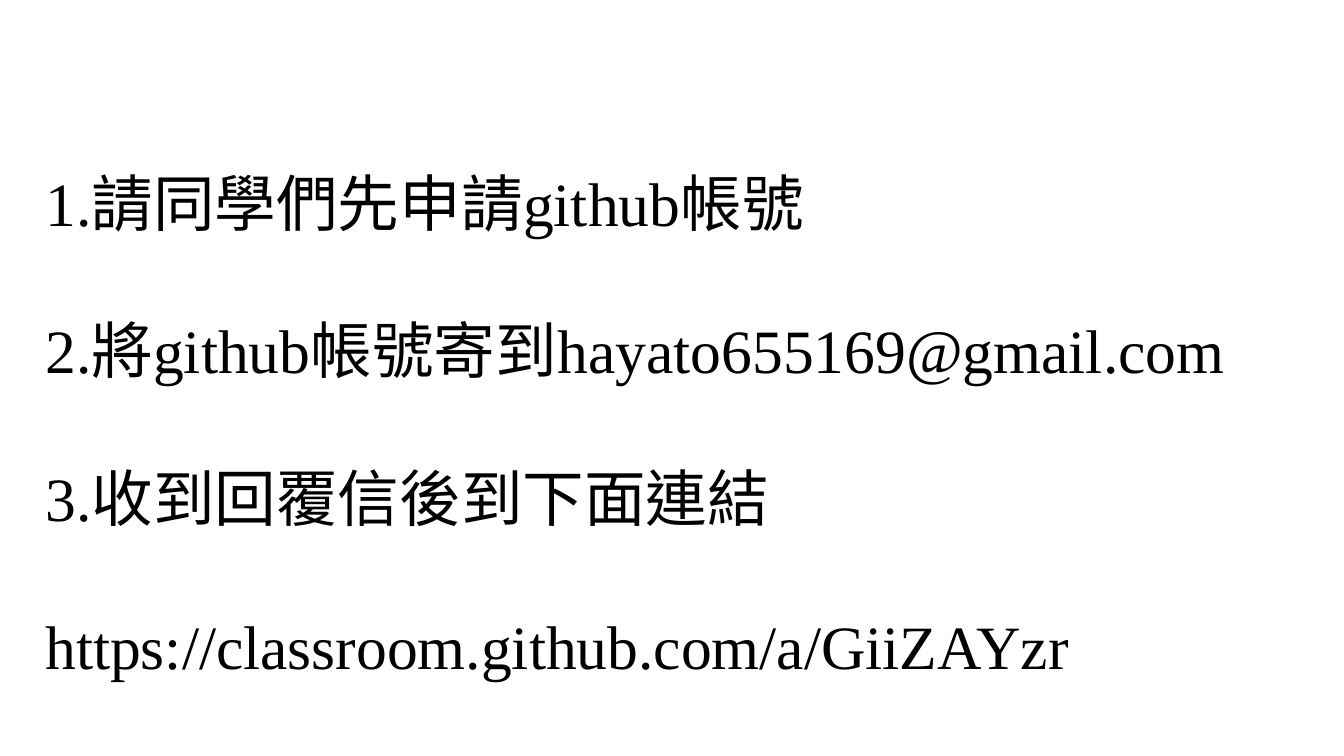
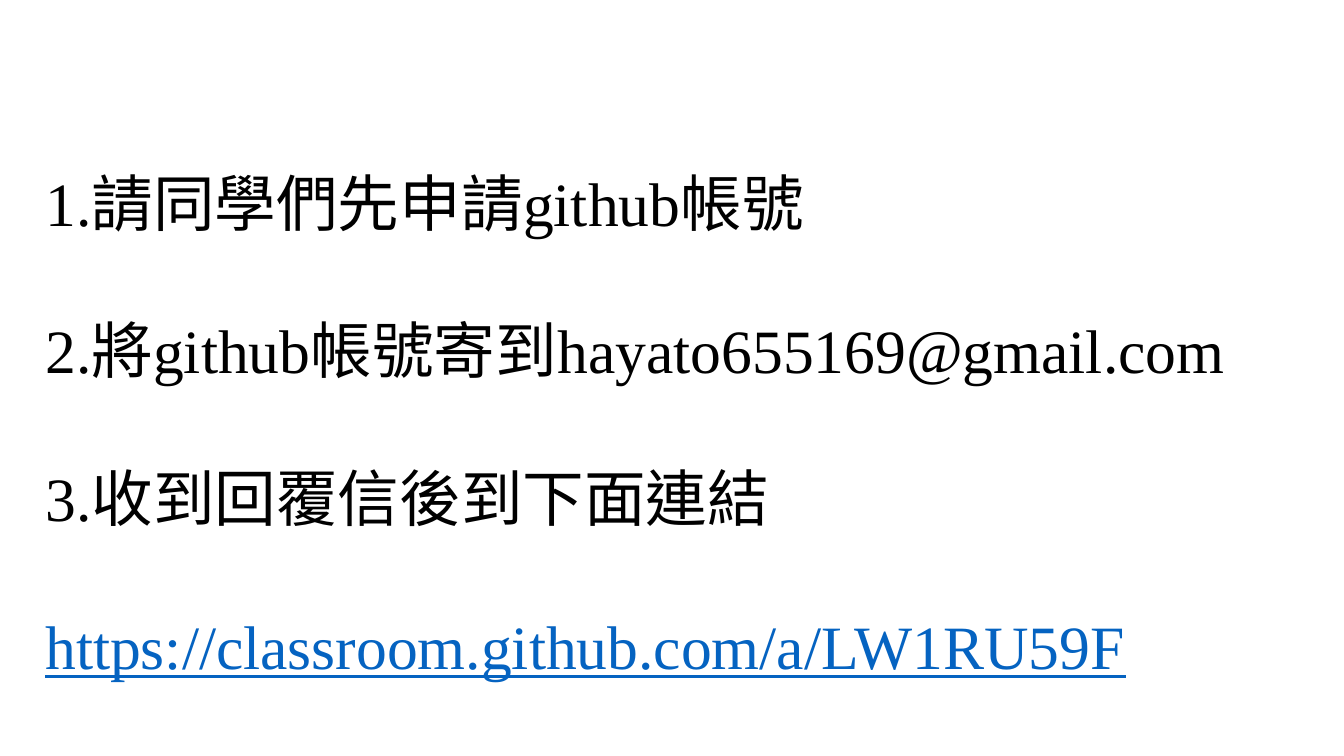
Before and after one commit to chiustin/NTHU_Application-of-Data-Science-and-Deep-Machine-Learning-in-Chemical-Engineering, a slide deck: slide 2 of Python/Midterm/GithubClassroom.pptx. Drawn at 1344x756 pixels with LibreOffice and Linux fonts; fonts in the diff are those of the drawing. Boxes give left, top, right and bottom in pixels: in the first picture for what was removed or moved away, otherwise in the second. Text is boxed around its words. In the diff, an @@ line names an element or a change of style, - is before the commit and + after.

Commit message:
Github Classroom

```diff
--- a/Python/Midterm/GithubClassroom.pptx
+++ b/Python/Midterm/GithubClassroom.pptx
@@ text at (45,626,1124,681): text changed; text colour #000000 to #0563C1 @@
-https://classroom.github.com/a/GiiZAYzr
+https://classroom.github.com/a/LW1RU59F
```
